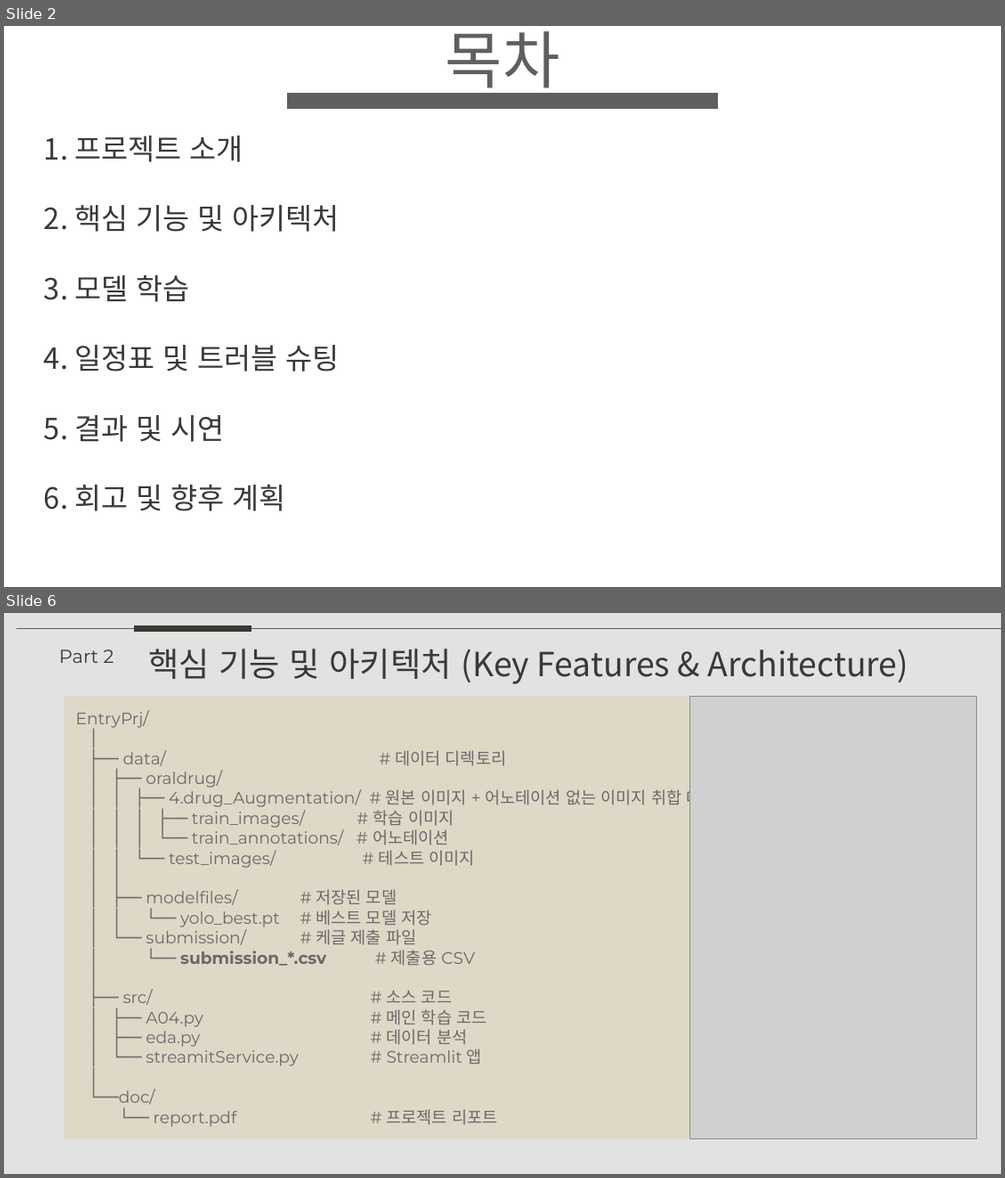
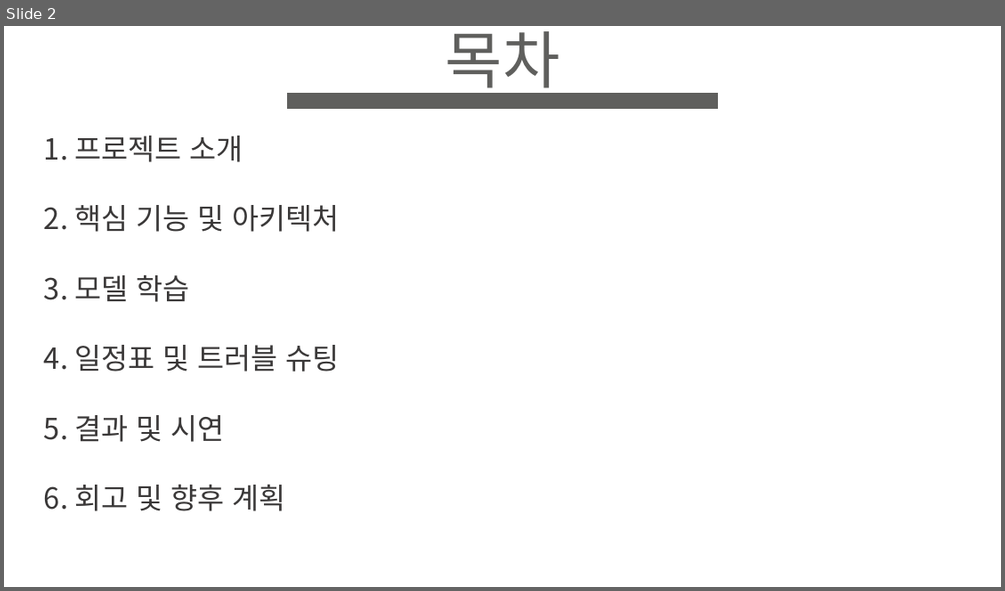
Before and after one commit to NararaDak/EntryPrj, a slide deck: files/Best_One_Team_project.pptx. Shown one above the other, each under a label of ours: slides 2 and 6 before the commit, slide 2 after it; the slides between them are not shown. The pictures are 1005x1178 and 1005x591 pixels, drawn with LibreOffice and Linux fonts; fonts in the diff are those of the drawing; grey boxes stand for pictures; background and template pictures are left out. Boxes give left, top, right and bottom in pixels: in the first picture for what was removed or moved away, otherwise in the second. Text is boxed around its words. In the diff, an @@ line names an element or a change of style, - is before the commit and + after.

Commit message:
part1,2 앞에 슬라이드 3장 update

```diff
--- a/files/Best_One_Team_project.pptx
+++ b/files/Best_One_Team_project.pptx
@@ slide 6 removed at (4,613,1001,1174), background #E2E2E2 @@
@@ line removed from (16, 629) to (1001, 629) @@
@@ line removed from (134, 629) to (251, 629) @@
@@ text removed at (59,649,114,663) @@
-Part 2
@@ text removed at (148,649,909,684) @@
-핵심 기능 및 아키텍처 (Key Features & Architecture)
@@ rectangle removed at (64,696,820,1139) @@
-EntryPrj/
-│
-├── data/ # 데이터 디렉토리
-│ ├── oraldrug/
-│ │ ├── 4.drug_Augmentation/ # 원본 이미지 + 어노테이션 없는 이미지 취합 데이터
-│ │ │ ├── train_images/ # 학습 이미지
-│ │ │ └── train_annotations/ # 어노테이션
-│ │ └── test_images/ # 테스트 이미지
-│ │
-│ ├── modelfiles/ # 저장된 모델
-│ │ └── yolo_best.pt # 베스트 모델 저장
-│ └── submission/ # 케글 제출 파일
-│ └── submission_*.csv # 제출용 CSV
-│
-├── src/ # 소스 코드
-│ ├── A04.py # 메인 학습 코드
-│ ├── eda.py # 데이터 분석
-│ └── streamitService.py # Streamlit 앱
-│
-└──doc/
-└── report.pdf # 프로젝트 리포트
@@ picture removed at (690,696,977,1139) @@
```
Also in this commit, not shown: 3 slides changed.
